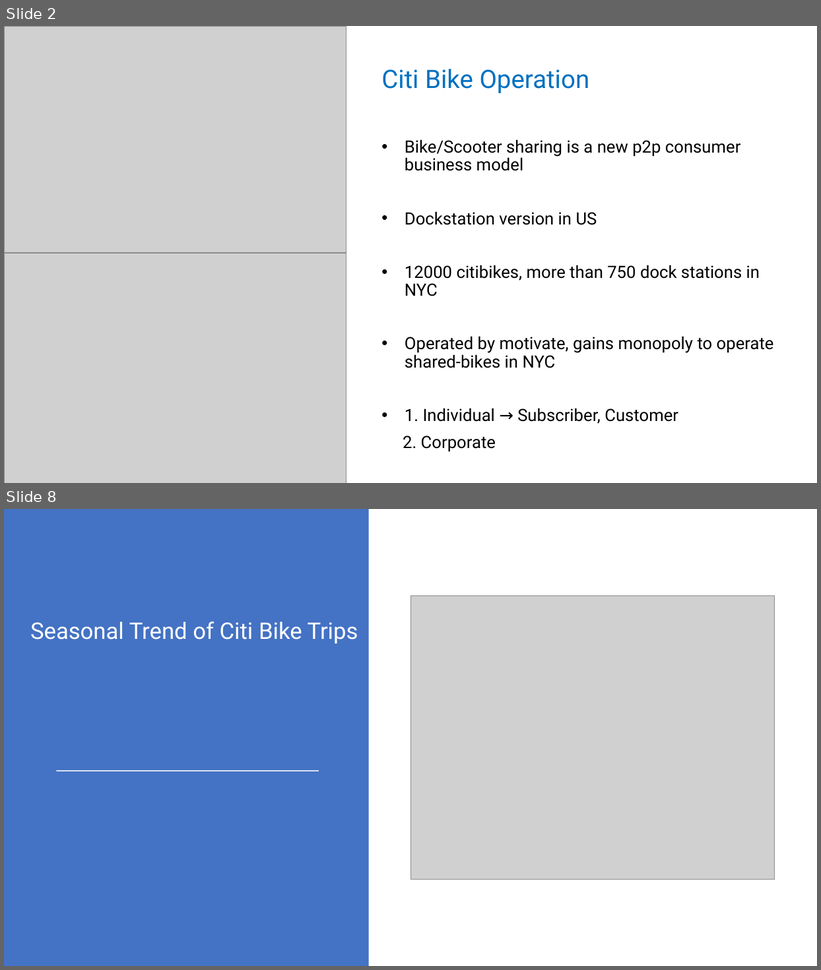
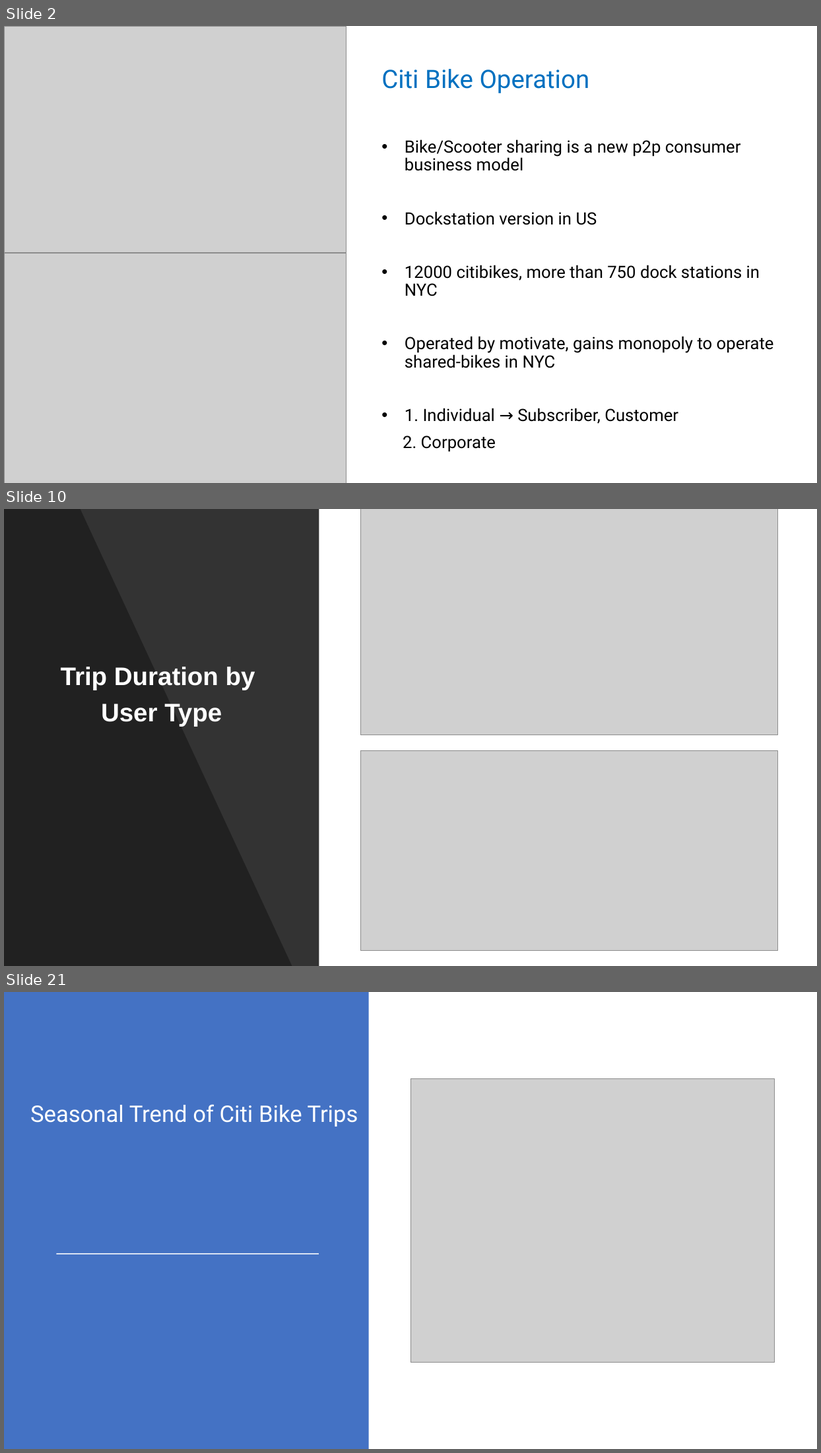
Before and after one commit to kkrlee/CitiBike-Capstone, a slide deck: Citi Bike.pptx. Shown one above the other, each under a label of ours: slides 2 and 8 before the commit, slides 2, 10 and 21 after it; the slides between them are not shown. The pictures are 821x970 and 821x1453 pixels, drawn with LibreOffice and Linux fonts; fonts in the diff are those of the drawing; grey boxes stand for pictures. Boxes give left, top, right and bottom in pixels: in the first picture for what was removed or moved away, otherwise in the second. Text is boxed around its words. In the diff, an @@ line names an element or a change of style, - is before the commit and + after.

```diff
--- a/Citi Bike.pptx
+++ b/Citi Bike.pptx
@@ slide 10 added at box(4, 509, 817, 966), background #FFFFFF @@
@@ rectangle added at box(4, 509, 319, 966), fill #000000 at 80% opacity @@
@@ freeform shape added at box(4, 509, 292, 966), fill #000000 at 35% opacity @@
@@ picture added at box(361, 509, 778, 735) @@
@@ subtitle added at box(61, 667, 255, 726), 30 pt, text #FFFFFF, bold @@
+Trip Duration by
+User Type
@@ picture added at box(361, 751, 778, 951) @@
@@ what was slide 8 is now slide 21 @@
```
Also in this commit, not shown: 2 slides changed, 16 other slides added, 4 slides removed, 2 other files.
